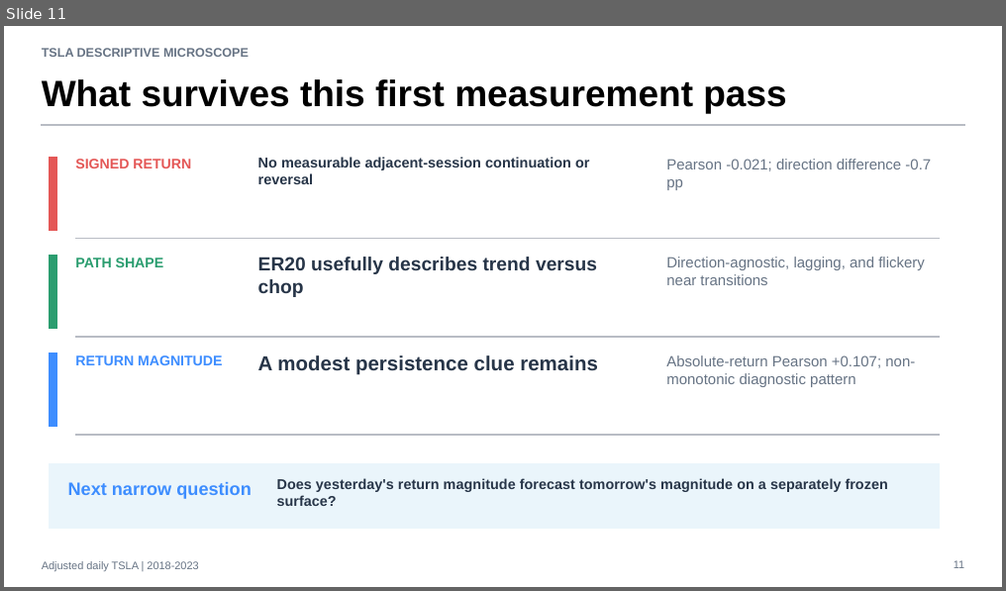
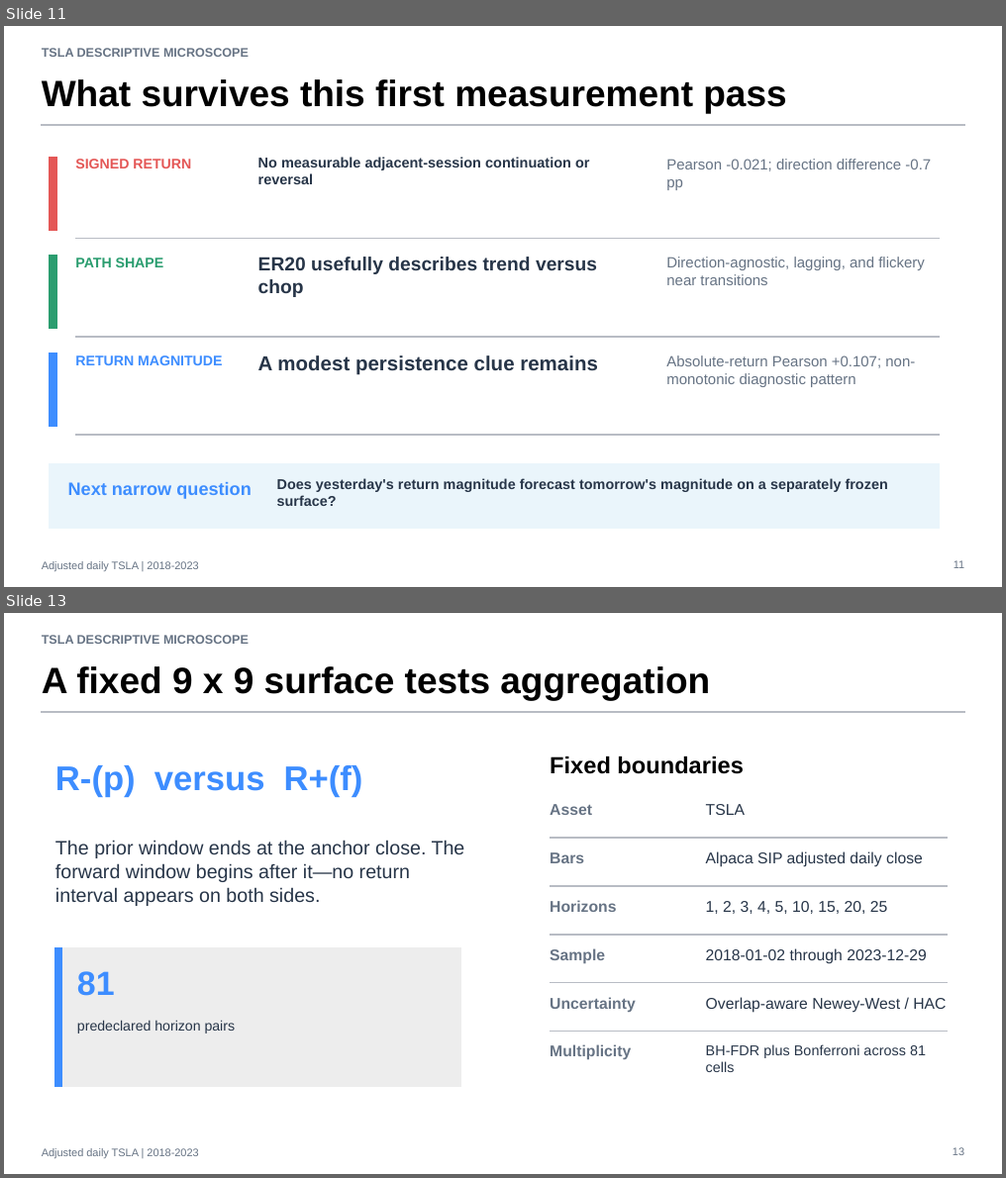
Before and after one commit to Francisc0Franc0/Time-Series-Modeling-Gen5, a slide deck: operator_hypothesis_lab/presentations/tsla_descriptive_microscope_evidence.pptx. Shown one above the other, each under a label of ours: slide 11 before the commit, slides 11 and 13 after it; the slides between them are not shown. The pictures are 1006x591 and 1006x1178 pixels, drawn with LibreOffice and Linux fonts; fonts in the diff are those of the drawing. Boxes give left, top, right and bottom in pixels: in the first picture for what was removed or moved away, otherwise in the second. Text is boxed around its words. In the diff, an @@ line names an element or a change of style, - is before the commit and + after.

Commit message:
Explore TSLA cumulative return horizon grid

```diff
--- a/operator_hypothesis_lab/presentations/tsla_descriptive_microscope_evidence.pptx
+++ b/operator_hypothesis_lab/presentations/tsla_descriptive_microscope_evidence.pptx
@@ slide 13 added at box(4, 613, 1002, 1174), background #FFFFFF @@
@@ text added at box(42, 635, 249, 644), 12 pt, text #667384, bold @@
+TSLA DESCRIPTIVE MICROSCOPE
@@ text added at box(42, 666, 710, 700), 35.2 pt, text #000000, bold @@
+A fixed 9 x 9 surface tests aggregation
@@ rectangle added at box(42, 711, 964, 713), fill #B8BCC4, outline #B8BCC4 0 pt @@
@@ text added at box(549, 757, 743, 774), 22.5 pt, text #000000, bold @@
+Fixed boundaries
@@ text added at box(55, 765, 363, 797), 33 pt, text #3D8DFF, bold @@
+R-(p) versus R+(f)
@@ text added at box(549, 804, 592, 815), 15 pt, text #667384, bold @@
+Asset
@@ text added at box(706, 804, 745, 815), 15 pt, text #273548 @@
+TSLA
@@ text added at box(55, 840, 465, 906), 18.8 pt, text #273548 @@
+The prior window ends at the anchor close. The forward window begins after it—no return interval appears on both sides.
@@ rectangle added at box(549, 838, 947, 839), fill #B8BCC4, outline #B8BCC4 0 pt @@
@@ text added at box(549, 853, 584, 863), 15 pt, text #667384, bold @@
+Bars
@@ text added at box(706, 852, 923, 867), 15 pt, text #273548 @@
+Alpaca SIP adjusted daily close
@@ rectangle added at box(549, 886, 947, 887), fill #B8BCC4, outline #B8BCC4 0 pt @@
@@ text added at box(549, 900, 616, 912), 15 pt, text #667384, bold @@
+Horizons
@@ text added at box(706, 901, 888, 914), 15 pt, text #273548 @@
+1, 2, 3, 4, 5, 10, 15, 20, 25
@@ rectangle added at box(549, 934, 947, 935), fill #B8BCC4, outline #B8BCC4 0 pt @@
@@ rectangle added at box(55, 949, 461, 1087), fill #EDEDED, outline #EDEDED 0 pt @@
@@ rectangle added at box(55, 949, 61, 1087), fill #3D8DFF, outline #3D8DFF 0 pt @@
@@ text added at box(549, 949, 605, 964), 15 pt, text #667384, bold @@
+Sample
@@ text added at box(706, 949, 927, 964), 15 pt, text #273548 @@
+2018-01-02 through 2023-12-29
@@ text added at box(77, 971, 115, 996), 32.2 pt, text #3D8DFF, bold @@
+81
@@ rectangle added at box(549, 983, 947, 983), fill #B8BCC4, outline #B8BCC4 0 pt @@
@@ text added at box(549, 997, 636, 1012), 15 pt, text #667384, bold @@
+Uncertainty
@@ text added at box(706, 997, 945, 1013), 15 pt, text #273548 @@
+Overlap-aware Newey-West / HAC
@@ text added at box(77, 1020, 236, 1034), 13.5 pt, text #273548 @@
+predeclared horizon pairs
@@ rectangle added at box(549, 1031, 947, 1032), fill #B8BCC4, outline #B8BCC4 0 pt @@
@@ text added at box(549, 1045, 631, 1060), 15 pt, text #667384, bold @@
+Multiplicity
@@ text added at box(706, 1045, 926, 1072), 13.8 pt, text #273548 @@
+BH-FDR plus Bonferroni across 81 cells
@@ text added at box(42, 1149, 198, 1158), 10.5 pt, text #667384 @@
+Adjusted daily TSLA | 2018-2023
@@ text added at box(952, 1148, 964, 1156), 10.5 pt, text #667384 @@
+13
```
Also in this commit, not shown: 5 other slides added, 5 other files.
